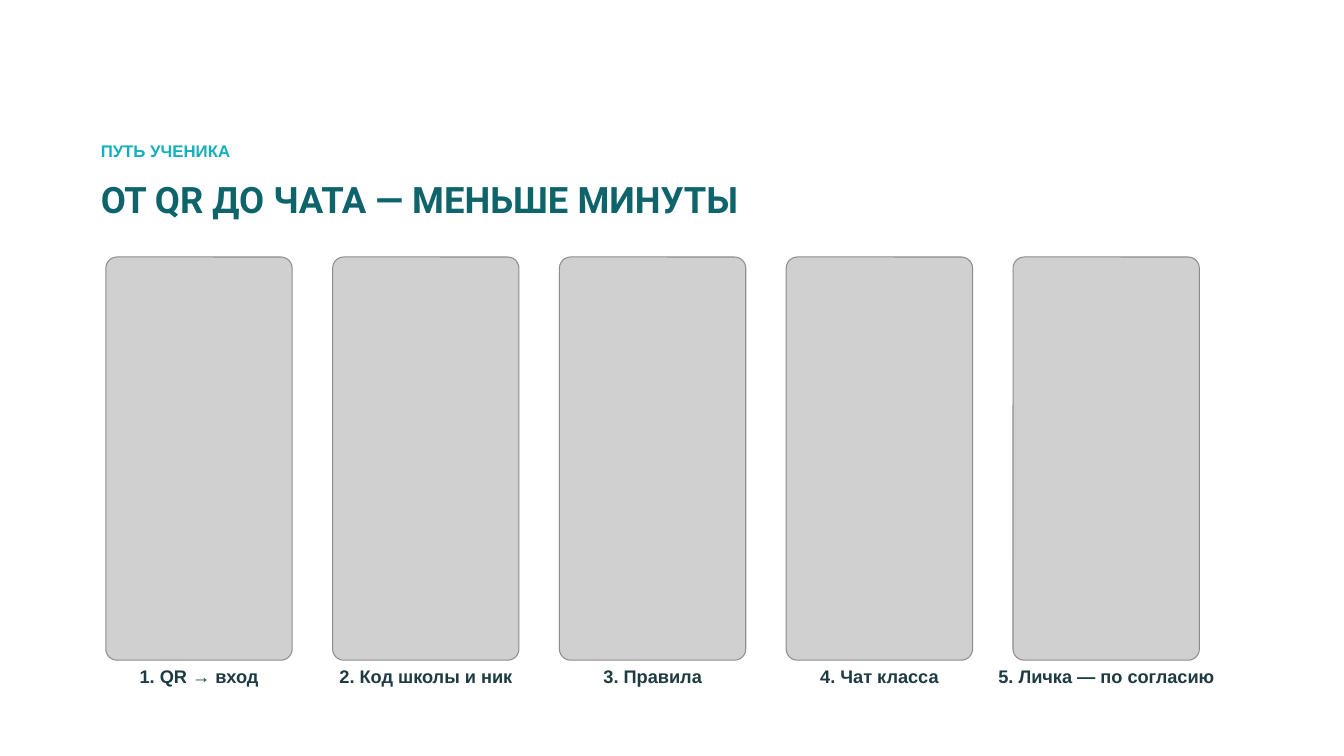
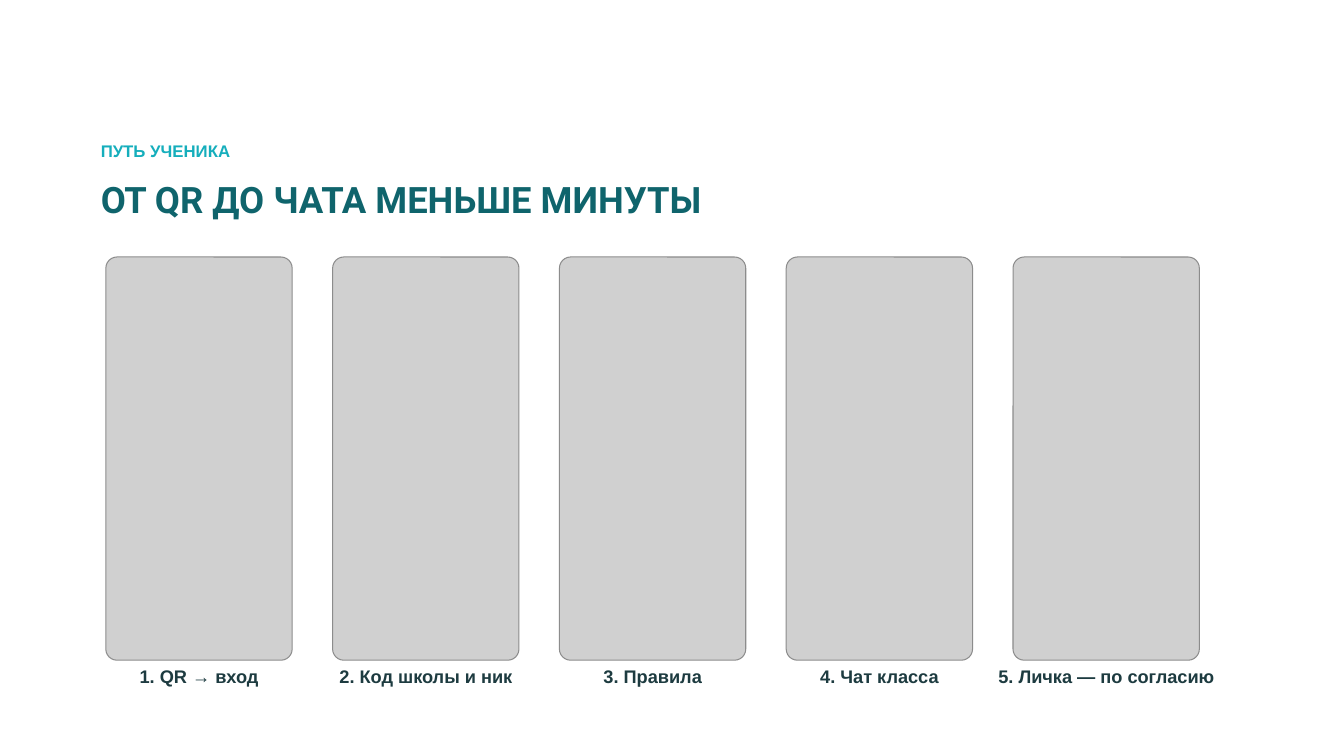
Before and after one commit to bnhogpad228/school-app, a slide deck: slide 4 of presentation/shkolny-dvor-SK-sreda.pptx. Drawn at 1344x756 pixels with LibreOffice and Linux fonts; fonts in the diff are those of the drawing; grey boxes stand for pictures; background and template pictures are left out. Boxes give left, top, right and bottom in pixels: in the first picture for what was removed or moved away, otherwise in the second. Text is boxed around its words. In the diff, an @@ line names an element or a change of style, - is before the commit and + after.

```diff
--- a/presentation/shkolny-dvor-SK-sreda.pptx
+++ b/presentation/shkolny-dvor-SK-sreda.pptx
@@ text at (101, 186, 702, 220): text changed @@
-ОТ QR ДО ЧАТА — МЕНЬШЕ МИНУТЫ
+ОТ QR ДО ЧАТА МЕНЬШЕ МИНУТЫ
```
Also in this commit, not shown: 4 other slides changed.
